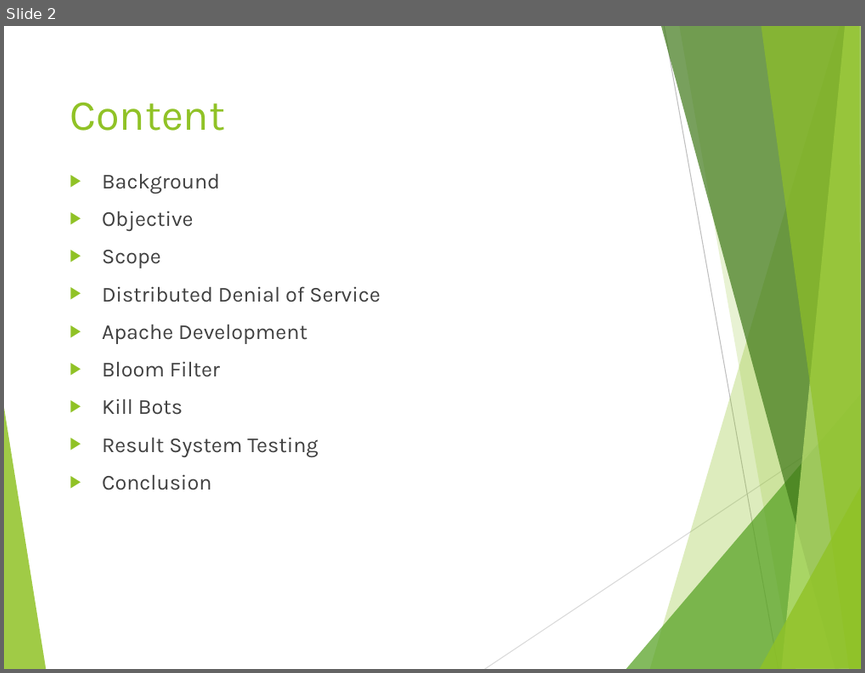
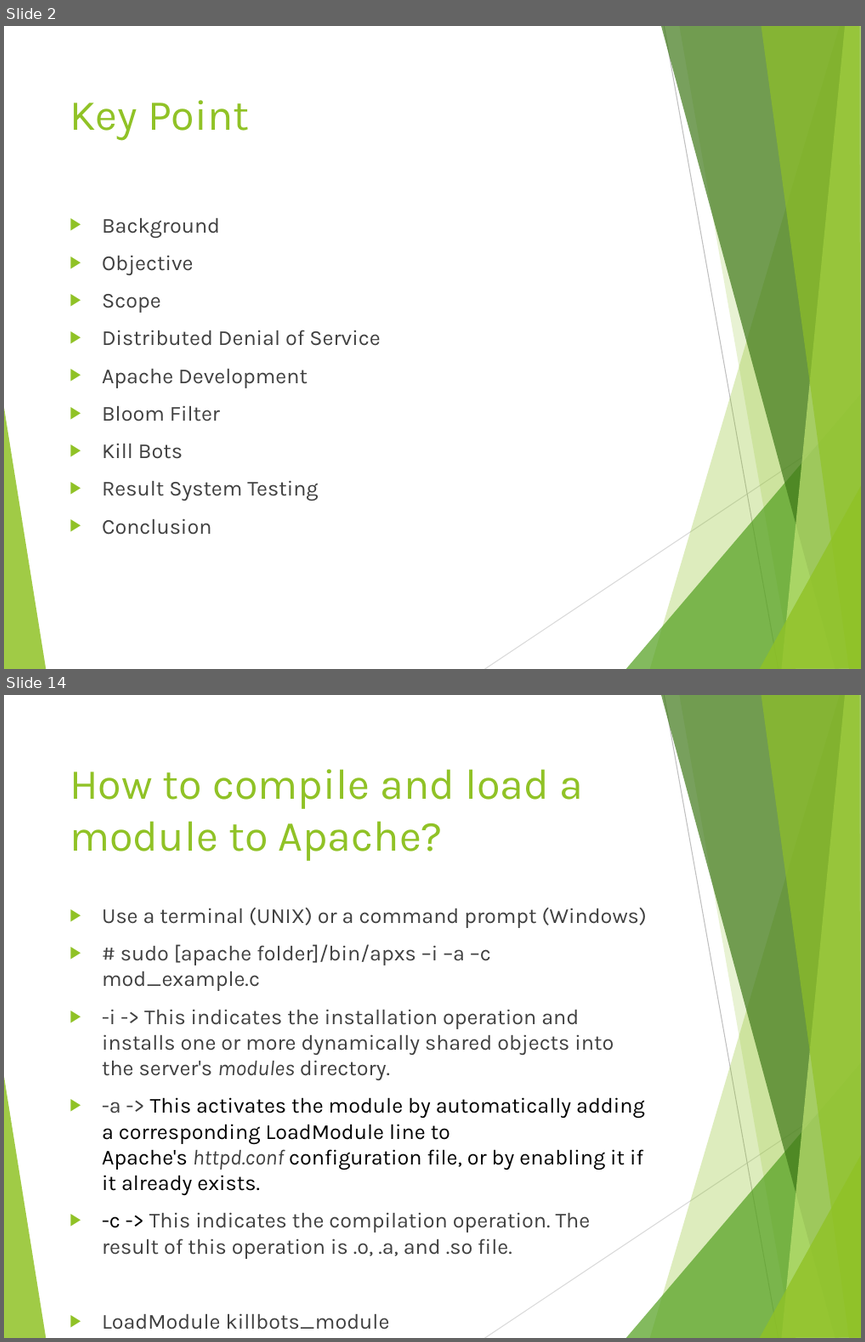
Before and after one commit to iankinch84/TugasAkhirSTTS, a slide deck: _TUGAS AKHIR/BUKU/Current/Presentasi/Presentasi Seminar.pptx. Shown one above the other, each under a label of ours: slide 2 before the commit, slides 2 and 14 after it; the slides between them are not shown. The pictures are 865x673 and 865x1342 pixels, drawn with LibreOffice and Linux fonts; fonts in the diff are those of the drawing. Boxes give left, top, right and bottom in pixels: in the first picture for what was removed or moved away, otherwise in the second. Text is boxed around its words. In the diff, an @@ line names an element or a change of style, - is before the commit and + after.

```diff
--- a/_TUGAS AKHIR/BUKU/Current/Presentasi/Presentasi Seminar.pptx
+++ b/_TUGAS AKHIR/BUKU/Current/Presentasi/Presentasi Seminar.pptx
@@ slide 14 added at bbox=[4, 695, 861, 1338], background #FFFFFF; not listed: 10 template elements that a slide beside it also shows @@
@@ title added at bbox=[69, 769, 583, 861], 36 pt, text #90C226 @@
+How to compile and load a module to Apache?
@@ text added at bbox=[102, 907, 647, 1329], 18 pt, text #404040 @@
+▶ Use a terminal (UNIX) or a command prompt (Windows)
+▶ # sudo [apache folder]/bin/apxs –i –a –c mod_example.c
+▶ -i -> This indicates the installation operation and installs one or more dynamically shared objects into the server's modules directory.
+▶ -a -> This activates the module by automatically adding a corresponding LoadModule line to Apache's httpd.conf configuration file, or by enabling it if it already exists.
+▶ -c -> This indicates the compilation operation. The result of this operation is .o, .a, and .so file.
+▶ LoadModule killbots_module modules/mod_killbots.so
@@ slide 2 changed as well @@
@@ title at bbox=[69, 100, 250, 141]: text changed @@
-Content
+Key Point
@@ text "Background": place and size @@
-text "Background" at bbox=[102, 174, 380, 490]
+text "Background" at bbox=[102, 218, 380, 534]
```
Also in this commit, not shown: 31 other slides added, 1 slide removed, 9 other files.
